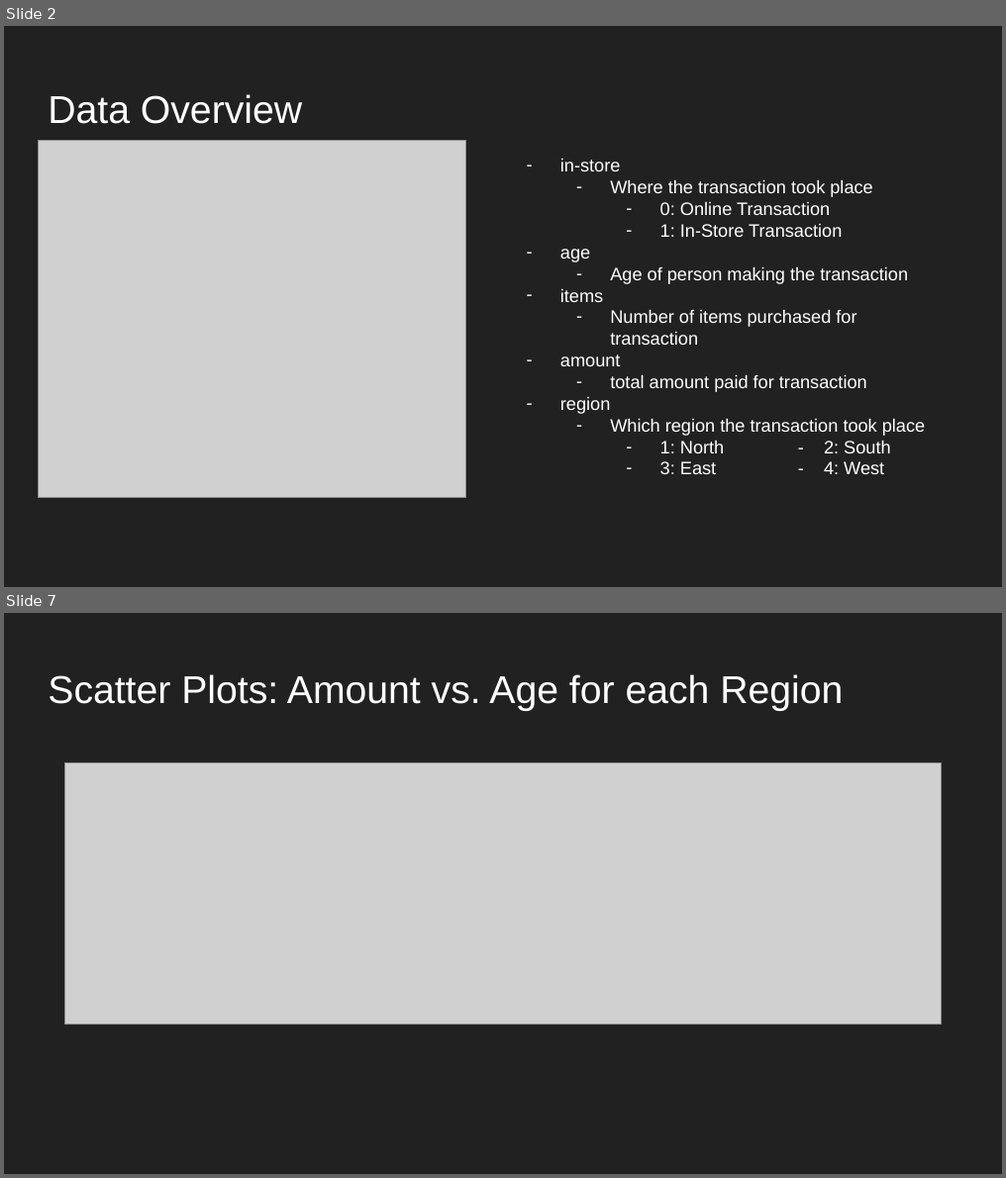
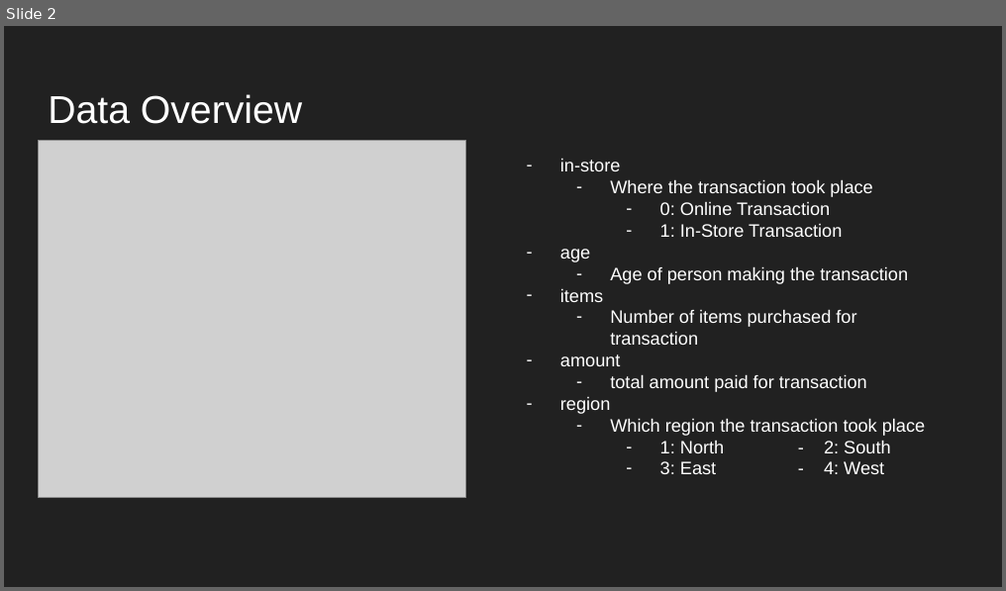
Before and after one commit to mvill025/investigate-customer-buying-patterns, a slide deck: Task1.pptx. Shown one above the other, each under a label of ours: slides 2 and 7 before the commit, slide 2 after it; the slides between them are not shown. The pictures are 1006x1178 and 1006x591 pixels, drawn with LibreOffice and Linux fonts; fonts in the diff are those of the drawing; grey boxes stand for pictures. Boxes give left, top, right and bottom in pixels: in the first picture for what was removed or moved away, otherwise in the second. Text is boxed around its words. In the diff, an @@ line names an element or a change of style, - is before the commit and + after.

```diff
--- a/Task1.pptx
+++ b/Task1.pptx
@@ slide 7 removed at [4, 613, 1002, 1174], background #212121 @@
@@ title removed at [48, 674, 843, 711] @@
-Scatter Plots: Amount vs. Age for each Region
@@ picture removed at [64, 763, 941, 1024] @@
```
Also in this commit, not shown: 3 slides changed, 3 slides added, 6 other slides removed, 1 other file.
